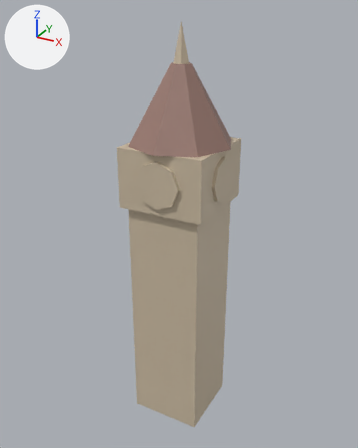
Two versions of the glTF model public/studio/v2.15.0/d_bigben/model.glb, one commit apart.
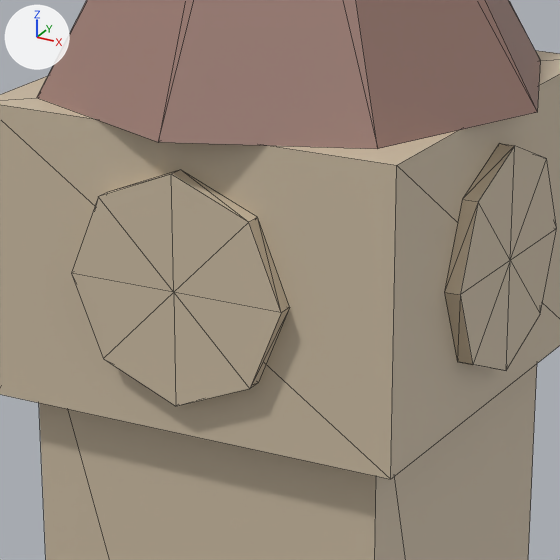
Each version appears first whole from a camera (50 mm lens) standing at (4.12, -7.57, 7.91) and looking at (-0.08, 0.07, 4.09), and next in a close-up on the part from 34% to 66% of the width and 28% to 54% of the height. Every picture has the same lights, and +X, +Y and +Z are marked at upper left. The last two pictures show the newer version. The close-ups show mesh edges as thin lines. Where no turn or scale is listed for an object, it has been applied to the vertices.

In view in the first close-up: 'part0', 'part1', 'part2', 'part5', 'part6'.
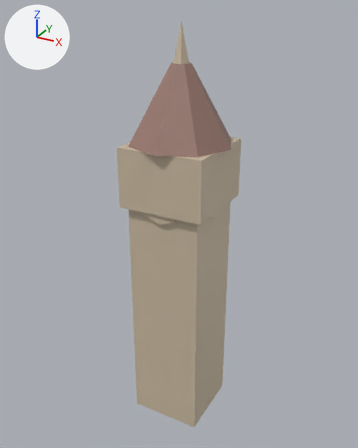
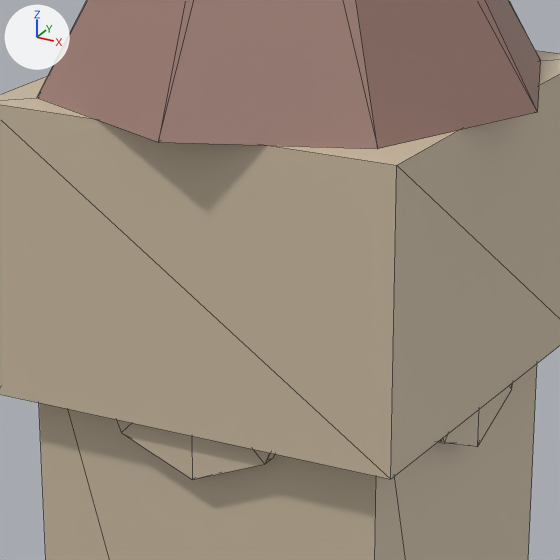
Changed parts and their boxes [x1, y1, x2, y2] in the close-ups (560 x 560 px):
'part5', moved
    before: [71, 170, 290, 406]
    after: [117, 420, 274, 480]
'part2', moved
    before: [444, 143, 557, 371]
    after: [438, 383, 513, 447]

The change, as a list of edits to the scene's bpy script:
```text
Change me_geometry_2:
    used by ob_part2; location = (0.0, 0.0, 0.0)
    remove me_geometry_2.from_pydata(...)  # 18 vertices, 32 faces; spans x 0.81..0.87, y -0.42..0.42, z 4.73..5.57
    add me_geometry_2.from_pydata(...)  # 18 vertices, 32 faces; spans x 0.709..0.769, y -0.42..0.42, z 4.41..5.25
    me_geometry_2 part 1: the whole mesh is moved by (-0.101, 0.0, -0.32)
Change me_geometry_5:
    used by ob_part5; location = (0.0, 0.0, 0.0)
    remove me_geometry_5.from_pydata(...)  # 18 vertices, 32 faces; spans x -0.42..0.42, y -0.87..-0.81, z 4.73..5.57
    add me_geometry_5.from_pydata(...)  # 18 vertices, 32 faces; spans x -0.42..0.42, y -0.769..-0.709, z 4.41..5.25
    me_geometry_5 part 2: the whole mesh is moved by (0.0, 0.101, -0.32)
```
